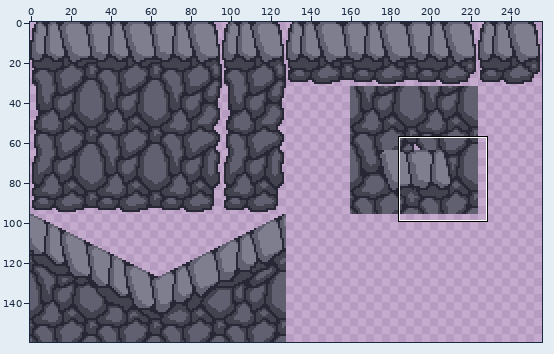
One commit to this sprite sheet: Moonshot/assets/tile_maps/32x32_Rock_TM_V1.png. Above: a wide view before the commit, with the close-up outlined.
Close-up. The starting point:
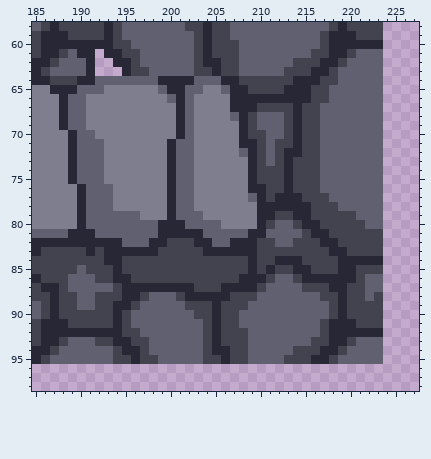
The file is 256x160 pixels. Shown: x 185..227, y 58..98. The commit also changed other parts of the picture, which this record leaves out.
Now the later version:
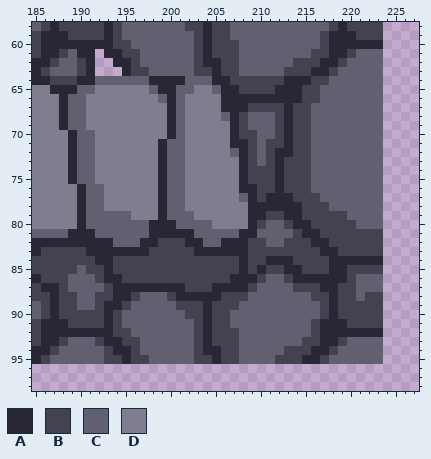
Palette (. is transparent): A #272736  B #43434f  C #606070  D #7e7e8f
Changes in this commit:
Changed rows in their new state; - is an unchanged pixel.
first column x 190:
62 B--------------------------------
63 B--------------------------------
64 --------A---C--A-B-----A--B-C----
65 --D-----CA-C-D-CA-B---A--B-C-----
66 ---------CACD---A--------B-C-----
67 ----------ACD---A--B---AB-C------
68 ----------ACD---CABC--BAB-C------
69 ----------ACD----ABC--BAB-C------
70 ----------ACD----AB-C-BAB-C------
71 --D------AC-D----A-BCB-AB-C------
72 --D------AC-D----CABCBA-B-C------
73 --D------AC-D-----ABCBAB--C------
74 --D------AC-D-----AB--AB--C------
75 --D------AC-D-----AB--AB--C------
76 ---D-----AC-D-----A-B-AB--C------
77 ---D-----AC-D-----CABA--B--C-----
78 ---D-----AC-D------A-----B--C----
79 ------D--AC--D-----A-B-A-B----C--
80 --------A--C---D---ABC-BA-B----C-
81 --------A----C----A-C---BA-B-----
82 ----C--A-B--A-C-A--B-C-B--A-B----
83 --A-----B----A-----B-------A-B---
84 --A-B-------------AB-A--B---A----
85 ---AB-------------ABAB-A-B--A-B--
86 ---A-B-----------A--BC-BA-----BC-
87 ---BA-------B--A---BC---B--A-B-C-
88 ----A-BC--BA----B--C------B-AB-CB
89 ---A-BC----B--AB--C--------BAB---
90 ---ABC------B-AB-C---------BAB---
91 ---ABC-------BAB-C--------BA--B--
92 ----B-C------BAB--C-------BA-----
93 ---A-B-C-----BAB--C------B-A-BC--
94 ---BA-BC-----BA-B-C----B--A-BC---
95 ---B-AB-C----B-AB-C---B--A-BC----
